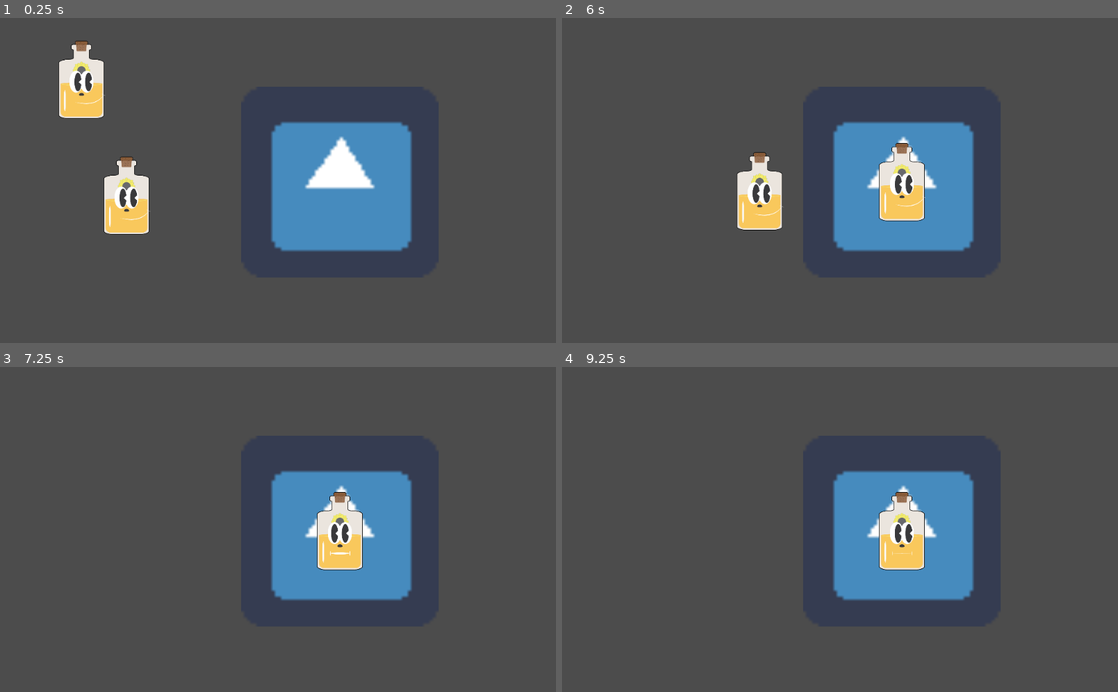
Above: before the commit, frames 1-4 (two rows, left to right).
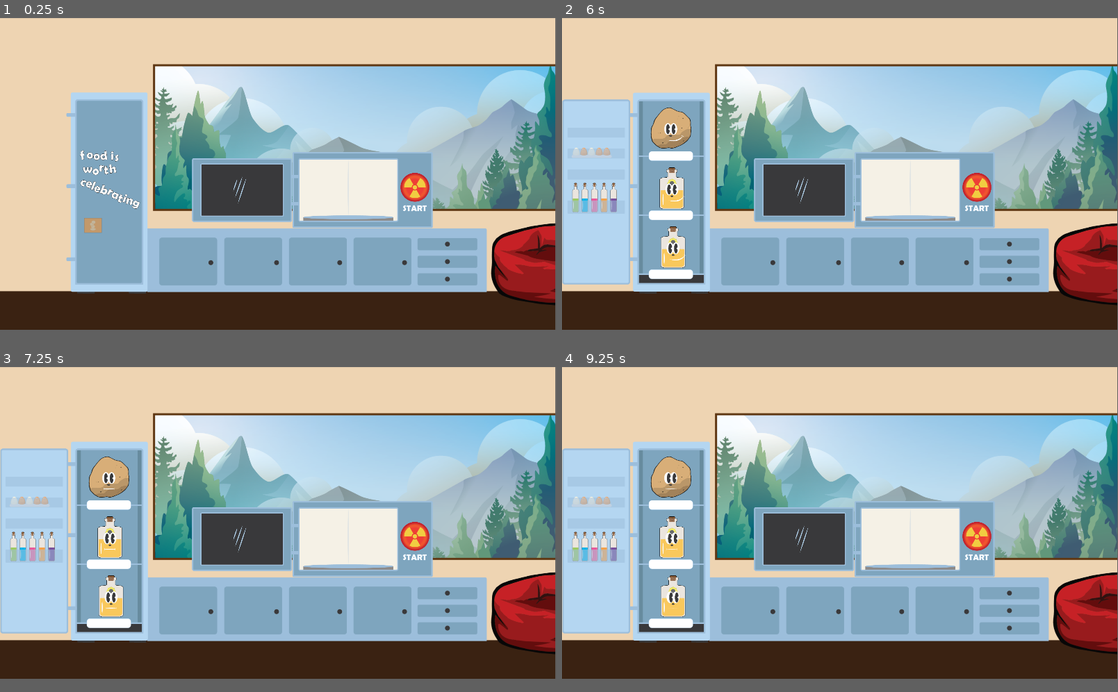
Above: after the commit, the same moments.

Repository: Karanval/Foood_L1J_22
Game: Godot game, scene res://Levels/SpawningPoint.tscn
Two runs of this game, one before a commit and one after it. Both use one fixed random seed, a clock stepped at 60 frames per second and the inputs below. The project has no main scene, so this scene is started directly. The engine's default icon, where the game draws it, is replaced by a stand-in: a white triangle on a blue panel in a dark square. Sound files missing from this copy of the repository are replaced by a short silence.
Inputs (mouse positions are in pixels of both pictures, inside the frame that each line leads up to):
- Up to frame 1 (0.25 s): no input
- Up to frame 2 (6 s): click (979, 193) at 0.52 s; click (673, 196) at 1.27 s; click (979, 193) at 2.02 s; click (673, 196) at 2.77 s; click (979, 193) at 3.52 s; click (673, 196) at 4.27 s; tap Enter at 5 s; drag from (645, 79) to (901, 180) at 5.02 s; tap Space at 5.75 s; drag from (689, 196) to (901, 180) at 5.77 s
- Up to frame 3 (7.25 s): tap Enter at 6.5 s; move the mouse to (333, 458) at 6.52 s; click (333, 458) at 6.67 s
- Up to frame 4 (9.25 s): tap Space at 7.25, 8.75 s; drag from (812, 594) to (901, 529) at 7.27 s; tap Enter at 8 s; move the mouse to (1006, 578) at 8.02 s; click (1006, 578) at 8.17 s; drag from (673, 480) to (901, 529) at 8.77 s
In our replay, the window is 800x468 before the commit and 799x449 after it. These sizes can differ from the game's own. Grey fills any space a smaller window leaves; there, only what the larger window draws over its background counts as a difference.

The runs differ from the first frame. In frame 1, 94% of the frame differs, in the area x 0-100%, y 0-96%; in frame 2, 93%; in frame 3, 93%; in frame 4, 93%.

Commit message:
wip

Diff:
--- a/Levels/SpawningPoint.tscn
+++ b/Levels/SpawningPoint.tscn
@@ -1,19 +1,32 @@
-[gd_scene load_steps=6 format=2]
+[gd_scene load_steps=15 format=2]
 
 [ext_resource path="res://Nodes/Ingredient.tscn" type="PackedScene" id=1]
+[ext_resource path="res://Scripts/Creator.gd" type="Script" id=2]
 [ext_resource path="res://Scripts/PickableManager.gd" type="Script" id=3]
-[ext_resource path="res://icon.png" type="Texture" id=4]
+[ext_resource path="res://Resources/Items/ButtonPresed.png" type="Texture" id=4]
 [ext_resource path="res://Scripts/MixingArea.gd" type="Script" id=5]
+[ext_resource path="res://Scripts/SoundManager.gd" type="Script" id=6]
+[ext_resource path="res://Resources/Sounds/Music/Block/Block_21.ogg" type="AudioStream" id=7]
+[ext_resource path="res://Resources/Sounds/Music/Block/Block_00.ogg" type="AudioStream" id=8]
+[ext_resource path="res://Resources/Items/BackDrop.png" type="Texture" id=9]
+[ext_resource path="res://Resources/Items/FridgeOpen.png" type="Texture" id=10]
+[ext_resource path="res://Resources/Items/MicroWOpen.png" type="Texture" id=11]
+[ext_resource path="res://Resources/Items/Fridge.png" type="Texture" id=12]
+[ext_resource path="res://Resources/Items/MicroWClosed.png" type="Texture" id=13]
 
 [sub_resource type="RectangleShape2D" id=3]
-extents = Vector2( 183, 168.5 )
+extents = Vector2( 172.5, 110 )
 
 [node name="MainScene" type="Node2D"]
 script = ExtResource( 3 )
 mixing_area_path = NodePath("MixingArea")
+closed_fridge_path = NodePath("scene/Fridge2")
+open_fridge_path = NodePath("scene/Fridge")
+closed_micro_path = NodePath("scene/Microwave2")
+open_micro_path = NodePath("scene/MicrowaveOpen")
 
 [node name="MixingArea" type="Area2D" parent="."]
-position = Vector2( 626, 303 )
+position = Vector2( 1203, 597 )
 input_pickable = false
 script = ExtResource( 5 )
 __meta__ = {
@@ -23,23 +36,98 @@
 [node name="CollisionShape2D" type="CollisionShape2D" parent="MixingArea"]
 shape = SubResource( 3 )
 
-[node name="Sprite" type="Sprite" parent="MixingArea"]
-scale = Vector2( 5.7, 5.5 )
-texture = ExtResource( 4 )
-
-[node name="Ingredient" parent="." instance=ExtResource( 1 )]
-position = Vector2( 150, 114 )
-scale = Vector2( 1.2, 1.2 )
-time_period = 30
-
-[node name="Ingredient2" parent="." instance=ExtResource( 1 )]
-position = Vector2( 233, 328 )
-scale = Vector2( 1.2, 1.2 )
-time_period = 30
-
 [node name="AudioStreamPlayer" type="AudioStreamPlayer" parent="."]
 autoplay = true
 
+[node name="TextureButton" type="TextureButton" parent="."]
+margin_left = 1385.0
+margin_top = 536.0
+margin_right = 1616.0
+margin_bottom = 767.0
+rect_scale = Vector2( 0.43, 0.43 )
+texture_pressed = ExtResource( 4 )
+
+[node name="fridgeButton" type="TextureButton" parent="."]
+margin_left = 261.0
+margin_top = 310.0
+margin_right = 492.0
+margin_bottom = 541.0
+rect_scale = Vector2( 1, 2.5 )
+
+[node name="SoundManager" type="Node2D" parent="."]
+script = ExtResource( 6 )
+
+[node name="AudioStreamPlayer" type="AudioStreamPlayer" parent="SoundManager"]
+stream = ExtResource( 8 )
+autoplay = true
+
+[node name="AudioStreamPlayer2" type="AudioStreamPlayer" parent="SoundManager"]
+stream = ExtResource( 7 )
+autoplay = true
+
+[node name="scene" type="Node2D" parent="."]
+z_index = -1
+__meta__ = {
+"_edit_group_": true,
+"_edit_lock_": true
+}
+
+[node name="Backdrop" type="Sprite" parent="scene"]
+position = Vector2( 1081, 541 )
+z_index = -1
+texture = ExtResource( 9 )
+
+[node name="Fridge" type="Sprite" parent="scene"]
+visible = false
+position = Vector2( 256, 606 )
+scale = Vector2( 0.569288, 0.569288 )
+z_index = -1
+texture = ExtResource( 10 )
+
+[node name="Ingredient" parent="scene/Fridge" instance=ExtResource( 1 )]
+position = Vector2( 217.816, -28.1051 )
+scale = Vector2( 2.1079, 2.1079 )
+time_period = 30
+
+[node name="Ingredient2" parent="scene/Fridge" instance=ExtResource( 1 )]
+position = Vector2( 210.79, -395.23 )
+scale = Vector2( 2.1079, 2.1079 )
+time_period = 30
+
+[node name="Ingredient3" parent="scene/Fridge" instance=ExtResource( 1 )]
+position = Vector2( 224.842, 330.237 )
+scale = Vector2( 2.1079, 2.1079 )
+time_period = 30
+
+[node name="Fridge2" type="Sprite" parent="scene"]
+position = Vector2( 370, 606 )
+scale = Vector2( 0.569288, 0.569288 )
+z_index = -1
+texture = ExtResource( 12 )
+
+[node name="MicrowaveOpen" type="Sprite" parent="scene"]
+visible = false
+position = Vector2( 1080, 596 )
+scale = Vector2( 0.533632, 0.533632 )
+z_index = -1
+texture = ExtResource( 11 )
+
+[node name="Creator" type="Node2D" parent="scene/MicrowaveOpen"]
+position = Vector2( -2023.87, -1116.87 )
+scale = Vector2( 1.87395, 1.87395 )
+script = ExtResource( 2 )
+food_seed = ExtResource( 1 )
+
+[node name="Microwave2" type="Sprite" parent="scene"]
+position = Vector2( 1251, 595 )
+scale = Vector2( 0.533632, 0.533632 )
+z_index = -1
+texture = ExtResource( 13 )
+
 [connection signal="area_entered" from="MixingArea" to="MixingArea" method="_on_MixingArea_area_entered"]
-[connection signal="body_entered" from="MixingArea" to="MixingArea" method="_on_MixingArea_body_entered"]
-[connection signal="body_shape_entered" from="MixingArea" to="MixingArea" method="_on_MixingArea_body_shape_entered"]
+[connection signal="mixing" from="MixingArea" to="." method="_on_MixingArea_mixing"]
+[connection signal="mixing" from="MixingArea" to="scene/MicrowaveOpen/Creator" method="create"]
+[connection signal="pressed" from="TextureButton" to="MixingArea" method="mix"]
+[connection signal="pressed" from="fridgeButton" to="." method="_on_fridgeButton_pressed"]
+[connection signal="finished" from="SoundManager/AudioStreamPlayer" to="SoundManager" method="_on_AudioStreamPlayer_finished"]
+[connection signal="finished" from="SoundManager/AudioStreamPlayer2" to="SoundManager" method="_on_AudioStreamPlayer_finished"]
--- a/Nodes/Ingredient.tscn
+++ b/Nodes/Ingredient.tscn
@@ -21,14 +21,19 @@
 "name": "F1",
 "speed": 0.5
 }, {
+"frames": [ ExtResource( 6 ), ExtResource( 9 ) ],
+"loop": true,
+"name": "F3",
+"speed": 0.5
+}, {
 "frames": [ ExtResource( 4 ), ExtResource( 10 ) ],
 "loop": true,
 "name": "F2",
 "speed": 0.5
 }, {
-"frames": [ ExtResource( 8 ) ],
+"frames": [ ExtResource( 7 ), ExtResource( 12 ), ExtResource( 11 ) ],
 "loop": true,
-"name": "Dropped",
+"name": "F4",
 "speed": 5.0
 }, {
 "frames": [ ExtResource( 5 ) ],
@@ -36,14 +41,9 @@
 "name": "Dragging",
 "speed": 5.0
 }, {
-"frames": [ ExtResource( 6 ), ExtResource( 9 ) ],
+"frames": [ ExtResource( 8 ) ],
 "loop": true,
-"name": "F3",
-"speed": 0.5
-}, {
-"frames": [ ExtResource( 7 ), ExtResource( 12 ), ExtResource( 11 ) ],
-"loop": true,
-"name": "F4",
+"name": "Dropped",
 "speed": 5.0
 } ]
 
@@ -63,7 +63,6 @@
 z_index = 1
 frames = SubResource( 2 )
 animation = "F1"
-frame = 1
 playing = true
 
 [node name="CollisionShape2D" type="CollisionShape2D" parent="."]
--- /dev/null
+++ b/Scripts/Creator.gd
@@ -0,0 +1,13 @@
+extends Node2D
+
+export(PackedScene) var food_seed
+
+
+func create(var food_name: String, var pos: Vector2):
+	var food = food_seed.instance()
+	var texture = Recipes.foods[food_name]
+	var sprite_node: Sprite = food.get_node("Base")
+	sprite_node.texture = texture
+	food.global_position = pos
+
+	add_child(food)
--- a/Scripts/Ingredient.gd
+++ b/Scripts/Ingredient.gd
@@ -11,8 +11,10 @@
 var texture: StreamTexture
 var held = false
 var selectable = false
+var change_face = true
 var ingredient_name: String
 var time
+var saved_animation
 
 func _ready():
 	ingredient_name = Recipes.get_ingredient()
@@ -29,11 +31,11 @@
 func _process(delta):
 	time += delta
 	var step = time_period / 4
-	if (time >= step and time < step + 0.5):
+	if change_face and (time >= step and time < step + 0.5):
 		face.animation = "F2"
-	elif (time >= step * 2 and time < (step * 2)+0.5):
+	elif change_face and (time >= step * 2 and time < (step * 2)+0.5):
 		face.animation = "F3"
-	elif (time >= step * 3 and time < (step * 3)+0.5):
+	elif change_face and (time >= step * 3 and time < (step * 3)+0.5):
 		face.animation = "F4"
 
 	if time > time_period:
@@ -44,14 +46,22 @@
 
 func pickup():
 	held = true
+	saved_animation = face.animation
+	face.animation = "Dragging"
 
-func drop():
+func drop(var animation):
 	held = false
+	if animation == "Dropped":
+		face.animation = animation
+		change_face = false
+	else:
+		face.animation = saved_animation
 
 func _input(event):
 	if event is InputEventMouseButton:
 		if event.button_index == BUTTON_LEFT and event.pressed and selectable:
 			emit_signal("clicked", self)
+			print("clicked")
 
 func _on_Ingredient_mouse_entered():
 	selectable = true
--- a/Scripts/MixingArea.gd
+++ b/Scripts/MixingArea.gd
@@ -1,10 +1,25 @@
 extends Area2D
 
+signal mixing
+
+var dropped_ingredients_names: Array
 var dropped_ingredients: Array
 
 func _on_MixingArea_area_entered(area):
-	dropped_ingredients.append(area.ingredient_name)
+	dropped_ingredients_names.append(area.ingredient_name)
+	dropped_ingredients.append(area)
 
-	if dropped_ingredients.size() > 1:
+func mix():
+	if dropped_ingredients.size() == 0:
+		return
 
-		print(Recipes.combine(dropped_ingredients))
+	var result = Recipes.combine(dropped_ingredients_names)
+	emit_signal("mixing", result, global_position)
+#	Recipes.create(result, global_position)
+
+	# removing ingredients
+	for ingredient in dropped_ingredients:
+		ingredient.queue_free()
+
+	dropped_ingredients.clear()
+	dropped_ingredients_names.clear()
--- a/Scripts/PickableManager.gd
+++ b/Scripts/PickableManager.gd
@@ -3,8 +3,21 @@
 export(NodePath) var mixing_area_path
 onready var mixing_area : Area2D = get_node(mixing_area_path)
 
+export(NodePath) var closed_fridge_path
+export(NodePath) var open_fridge_path
+onready var closed_fridge : Sprite = get_node(closed_fridge_path)
+onready var open_fridge : Sprite = get_node(open_fridge_path)
+
+export(NodePath) var closed_micro_path
+export(NodePath) var open_micro_path
+onready var closed_micro : Sprite = get_node(closed_micro_path)
+onready var open_micro : Sprite = get_node(open_micro_path)
+
 var held_object: Area2D
 var initial_position: Vector2
+
+var micro = false
+var fridge = false
 
 func _ready() :
 
@@ -26,8 +39,32 @@
 	if event is InputEventMouseButton and event.button_index == BUTTON_LEFT:
 		if held_object and !event.pressed:
 			if mixing_area.overlaps_area(held_object):
-				held_object.drop()
+				held_object.drop("Dropped")
 			else:
 				held_object.global_transform.origin = initial_position
-				held_object.drop()
+				held_object.drop("")
 			held_object = null
+
+
+func _on_MixingArea_mixing():
+	micro = true
+
+func _process(delta):
+
+	if (micro):
+		closed_micro.visible = true
+		open_micro.visible = false
+		micro = false
+	else :
+		closed_micro.visible = false
+		open_micro.visible = true
+
+	if (fridge) :
+		closed_fridge.visible = false
+		open_fridge.visible = true
+		fridge = false
+
+
+
+func _on_fridgeButton_pressed():
+	fridge = true
--- a/Scripts/Recipes.gd
+++ b/Scripts/Recipes.gd
@@ -1,8 +1,7 @@
 extends Node
 
 var combinations = {
-	"fries": ["oil", "potato"],
-	"juice": ["carrot"]
+	"fries": ["oil", "potato"]
 }
 
 var ingredients = {
@@ -15,7 +14,7 @@
 #	"lemon": preload("res://Resources/Ingredients/lemon.png"),
 #	"garlic": preload("res://Resources/Ingredients/garlic.png"),
 #	"chickenLeg": preload("res://Resources/Ingredients/chickenLeg.png"),
-	"carrot": preload("res://Resources/Ingredients/carrot.png"),
+#	"carrot": preload("res://Resources/Ingredients/carrot.png"),
 #	"brocoli": preload("res://Resources/Ingredients/brocoli.png")
 }
 
--- /dev/null
+++ b/Scripts/SoundManager.gd
@@ -0,0 +1,31 @@
+extends Node2D
+
+
+var sounds1 = [
+	preload("res://Resources/Sounds/Music/Block/Block_00.ogg"),
+	preload("res://Resources/Sounds/Music/Block/Block_01.ogg"),
+	preload("res://Resources/Sounds/Music/Block/Block_10.ogg")]
+
+var sounds2 = [
+	preload("res://Resources/Sounds/Music/Block/Block_11.ogg"),
+	preload("res://Resources/Sounds/Music/Block/Block_20.ogg"),
+	preload("res://Resources/Sounds/Music/Block/Block_21.ogg")]
+
+
+func _on_AudioStreamPlayer_finished():
+	print("changing sounds!")
+	$AudioStreamPlayer.stop()
+	$AudioStreamPlayer2.stop()
+
+	var random = RandomNumberGenerator.new()
+	random.randomize()
+	var index = random.randi_range(0, 2)
+	var sound1 = sounds1[index]
+	index = random.randi_range(0, 2)
+	var sound2 = sounds2[index]
+
+	$AudioStreamPlayer.stream = sound1
+	$AudioStreamPlayer2.stream = sound2
+
+	$AudioStreamPlayer.play()
+	$AudioStreamPlayer2.play()
--- a/project.godot
+++ b/project.godot
@@ -18,6 +18,11 @@
 Recipes="*res://Scripts/Recipes.gd"
 TimeChecker="*res://Scripts/TimeChecker.gd"
 
+[display]
+
+window/size/width=1920
+window/size/height=1080
+
 [physics]
 
 common/enable_pause_aware_picking=true
Not shown, added: Resources/Ingredients/Shoomtato.png.import
Not shown, added: Resources/Ingredients/Tomapotato.png.import
Not shown, added: Resources/Ingredients/chickenNuggets.png.import
Not shown, added: Resources/Ingredients/garlilato.png.import
Not shown, added: Resources/Ingredients/garlimatato.png.import
Not shown, added: Resources/Ingredients/garliroom.png.import
Not shown, added: Resources/Items/BackDrop.png.import
Not shown, added: Resources/Items/ButtonPresed.png.import
Not shown, added: Resources/Items/Fridge.png.import
Not shown, added: Resources/Items/FridgeOpen.png.import
Not shown, added: Resources/Items/MicroWClosed.png.import
Not shown, added: Resources/Items/MicroWOpen.png.import
(and 13 more such lines)
